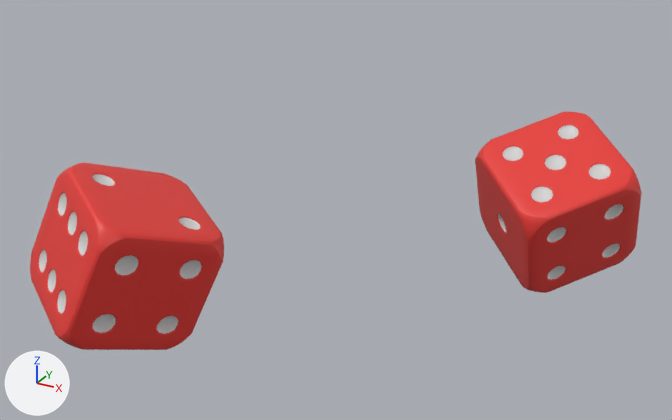
Two versions of the COLLADA model public/scene/red-cubes-transparent.dae, one commit apart.
Camera for both pictures: a camera (50 mm lens) standing at (-18.53, 15.04, 3.88) and looking at (-22.08, 21.5, 0.65). The lights are fixed; the arrows at lower left show +X, +Y and +Z.

Objects in the first picture: 'Cube_000_endSide3', 'Cube_001_endSide3'.
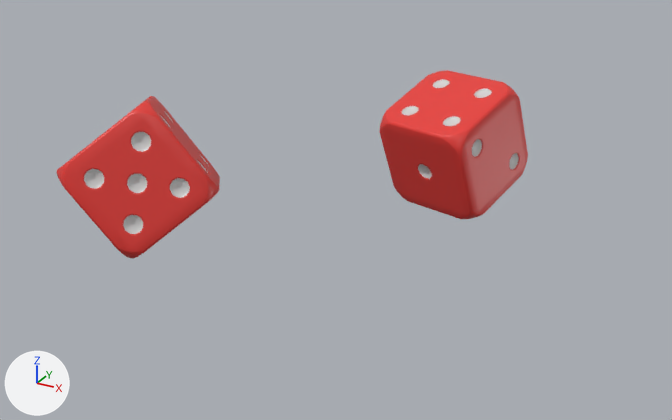
Commit message: Updated transparent scene

Boxes (x1, y1, x2, y2) around the edits, measured in the pictures (672 x 420 px):
'Cube_001_endSide3', moved, turned
    before: (475, 112, 642, 293)
    after: (380, 70, 528, 219)
'Cube_000_endSide3', moved, turned
    before: (30, 163, 224, 350)
    after: (57, 96, 220, 259)

The change in detail:
Object 'Cube_000_endSide3' (ob_cube_000_endside3) moves from (-22.959, 19.798, 0.733) to (-23.825, 21.05, 0.798).
Object 'Cube_000_endSide3' (ob_cube_000_endside3) turns from (103, 20, 63) to (-22, 52, 18) degrees about x, y and z.
Object 'Cube_001_endSide3' (ob_cube_001_endside3) moves from (-20.413, 22.331, 0.757) to (-21.725, 23.299, 0.757).
Object 'Cube_001_endSide3' (ob_cube_001_endside3) turns from (-112, 17, -137) to (0.8, 20, -105) degrees about x, y and z.
